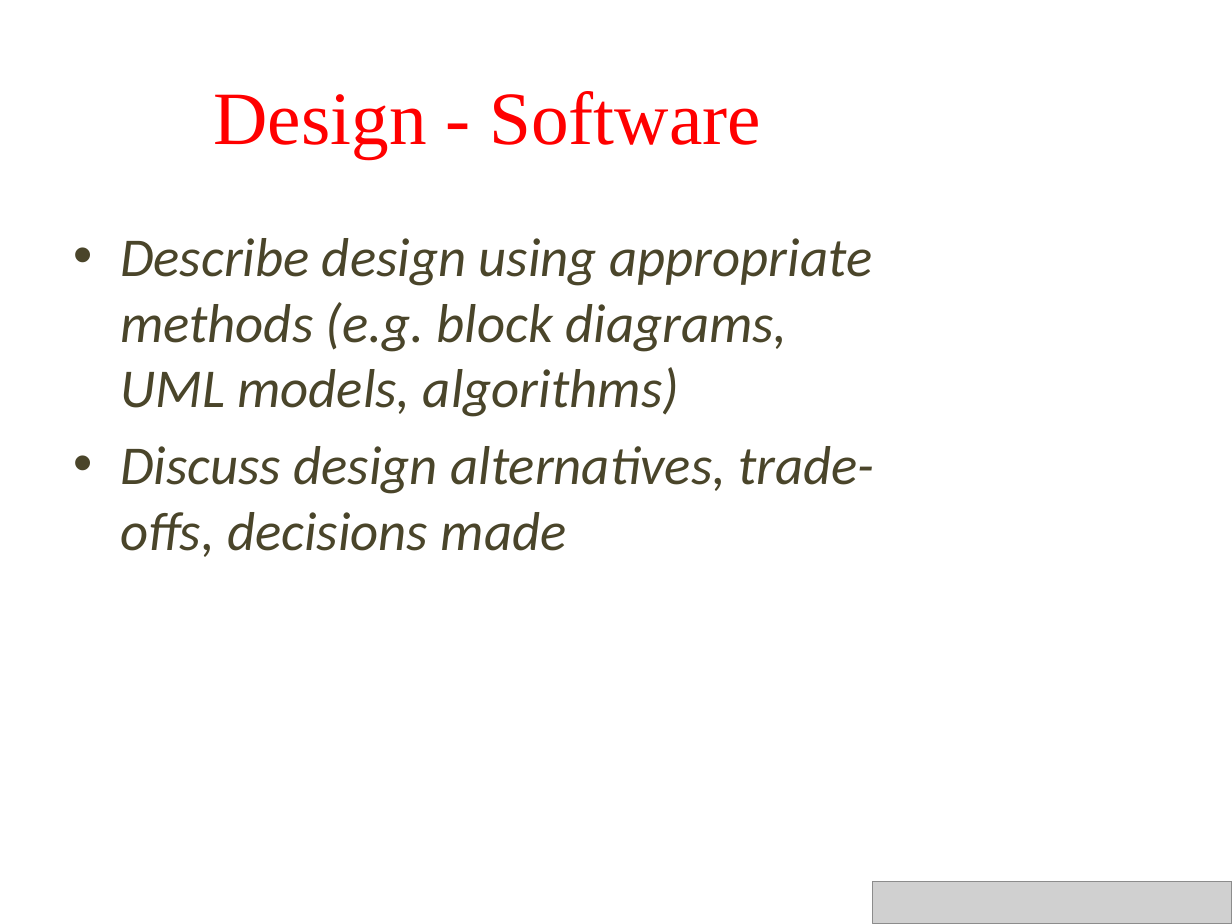
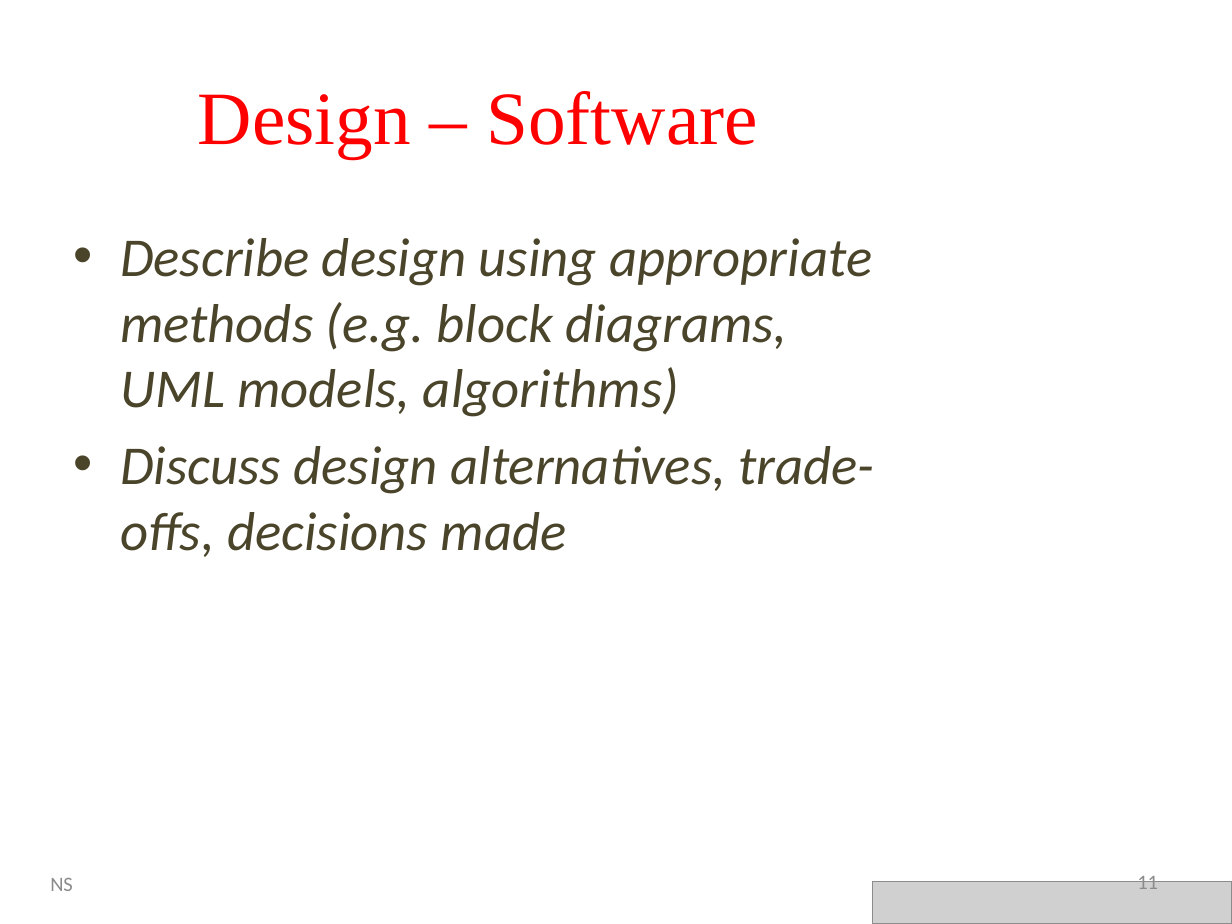
Before and after one commit to Stevie-Nicks-and-the-Xaybanha-Zhous/SelectiveBirdFeeder, a slide deck: slide 11 of Smart_Bird_Feeder_Presentation.pptx (slide 9 before the commit). Drawn at 1232x924 pixels with LibreOffice and Linux fonts; fonts in the diff are those of the drawing; grey boxes stand for pictures; background and template pictures are left out. Boxes give left, top, right and bottom in pixels: in the first picture for what was removed or moved away, otherwise in the second. Text is boxed around its words. In the diff, an @@ line names an element or a change of style, - is before the commit and + after.

```diff
--- a/Smart_Bird_Feeder_Presentation.pptx
+++ b/Smart_Bird_Feeder_Presentation.pptx
@@ title at (198, 91, 758, 158): text changed @@
-Design - Software
+Design – Software
@@ text added at (50, 878, 73, 891), 12 pt, text #8C8C8C @@
+NS
@@ page number added at (1137, 872, 1158, 889), 12 pt, text #8C8C8C @@
+11
```
Also in this commit, not shown: 11 other slides changed, 7 slides added, 4 slides removed.
